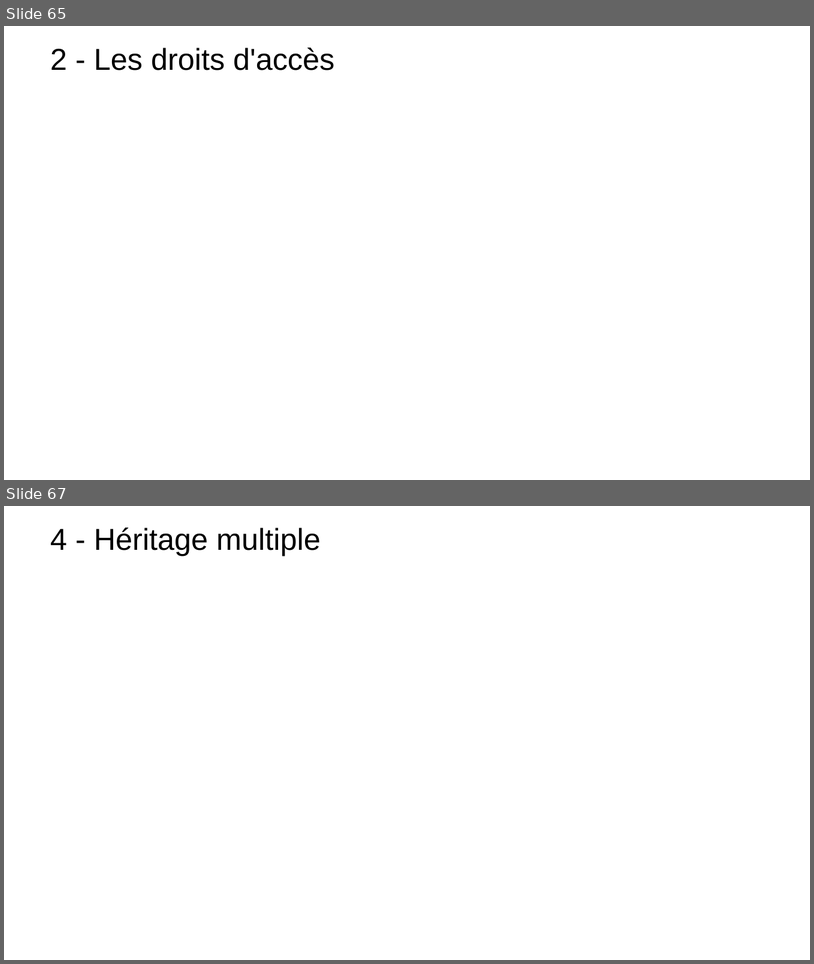
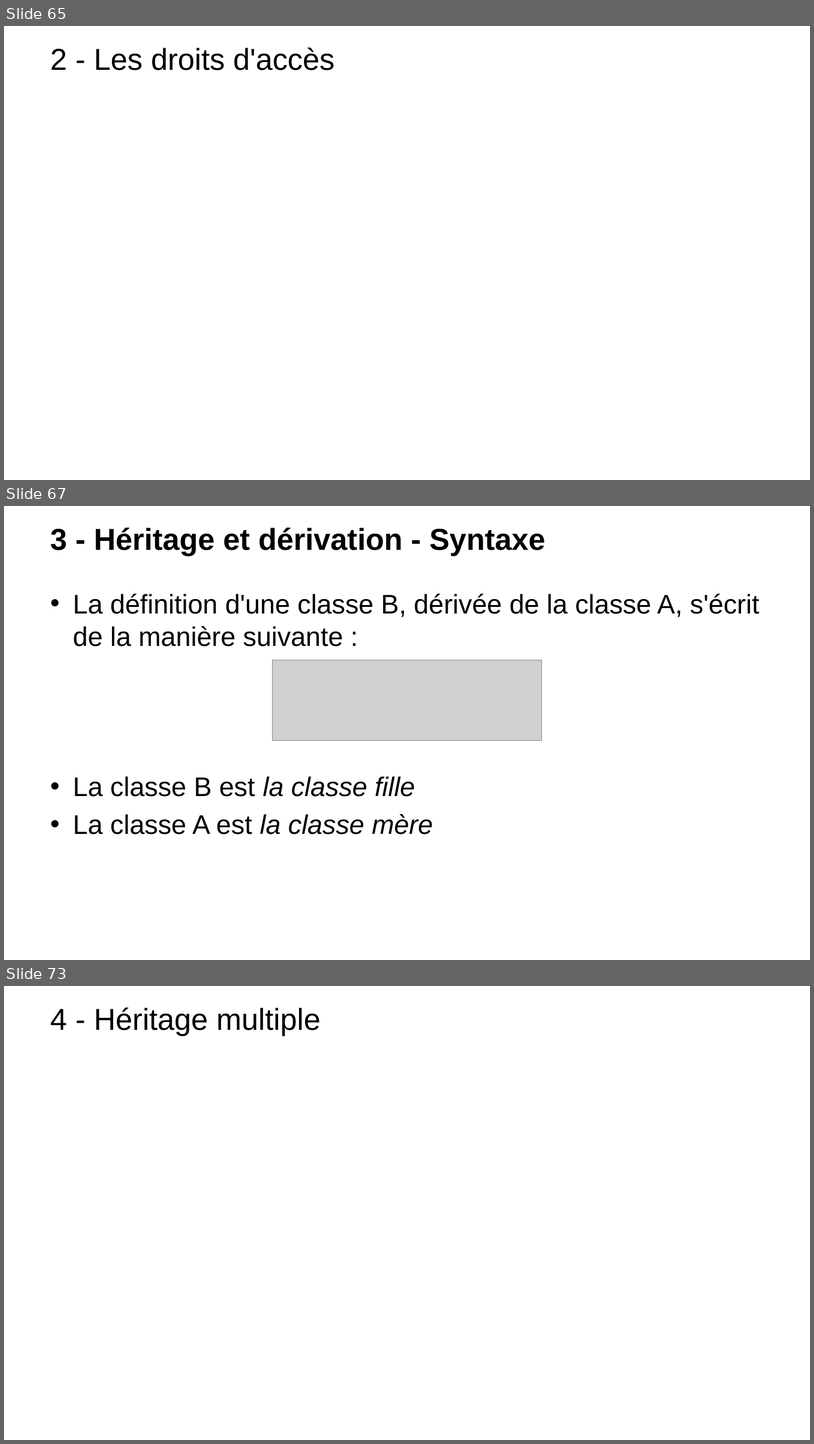
Before and after one commit to t-tortosa/cppCourses, a slide deck: POO.pptx. Shown one above the other, each under a label of ours: slides 65 and 67 before the commit, slides 65, 67 and 73 after it; the slides between them are not shown. The pictures are 814x964 and 814x1444 pixels, drawn with LibreOffice and Linux fonts; fonts in the diff are those of the drawing; grey boxes stand for pictures; background and template pictures are left out. Boxes give left, top, right and bottom in pixels: in the first picture for what was removed or moved away, otherwise in the second. Text is boxed around its words. In the diff, an @@ line names an element or a change of style, - is before the commit and + after.

```diff
--- a/POO.pptx
+++ b/POO.pptx
@@ slide 67 added at (x1=4, y1=506, x2=810, y2=960), background picture (left out) @@
@@ title added at (x1=50, y1=528, x2=545, y2=556), 36 pt, text #000000, bold @@
+3 - Héritage et dérivation - Syntaxe
@@ text added at (x1=73, y1=594, x2=760, y2=834), 32 pt, text #000000 @@
+• La définition d'une classe B, dérivée de la classe A, s'écrit de la manière suivante :
+• La classe B est la classe fille
+• La classe A est la classe mère
@@ picture added at (x1=273, y1=660, x2=542, y2=740) @@
@@ what was slide 67 is now slide 73 @@
```
Also in this commit, not shown: 3 slides changed, 5 other slides added, 3 other files.
